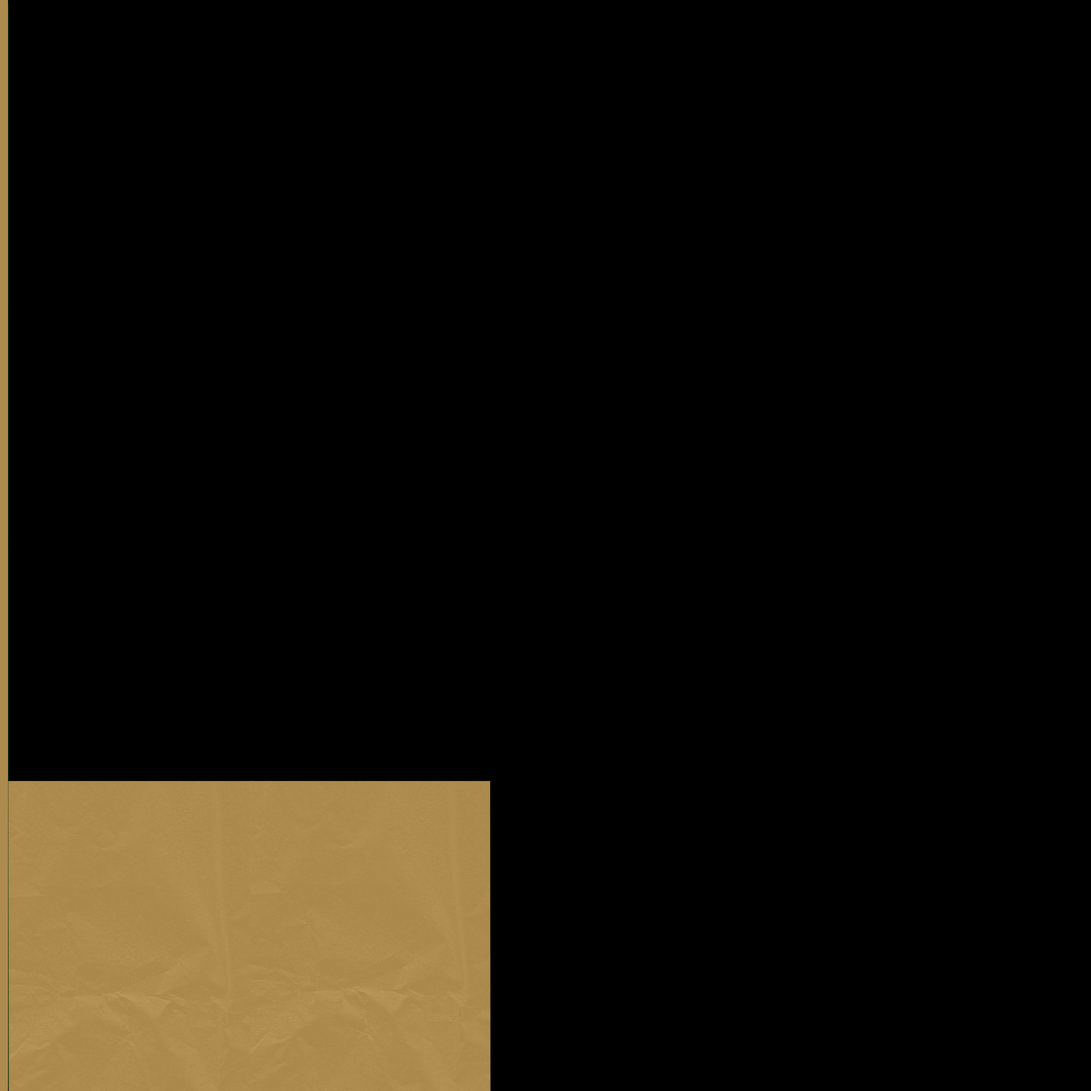
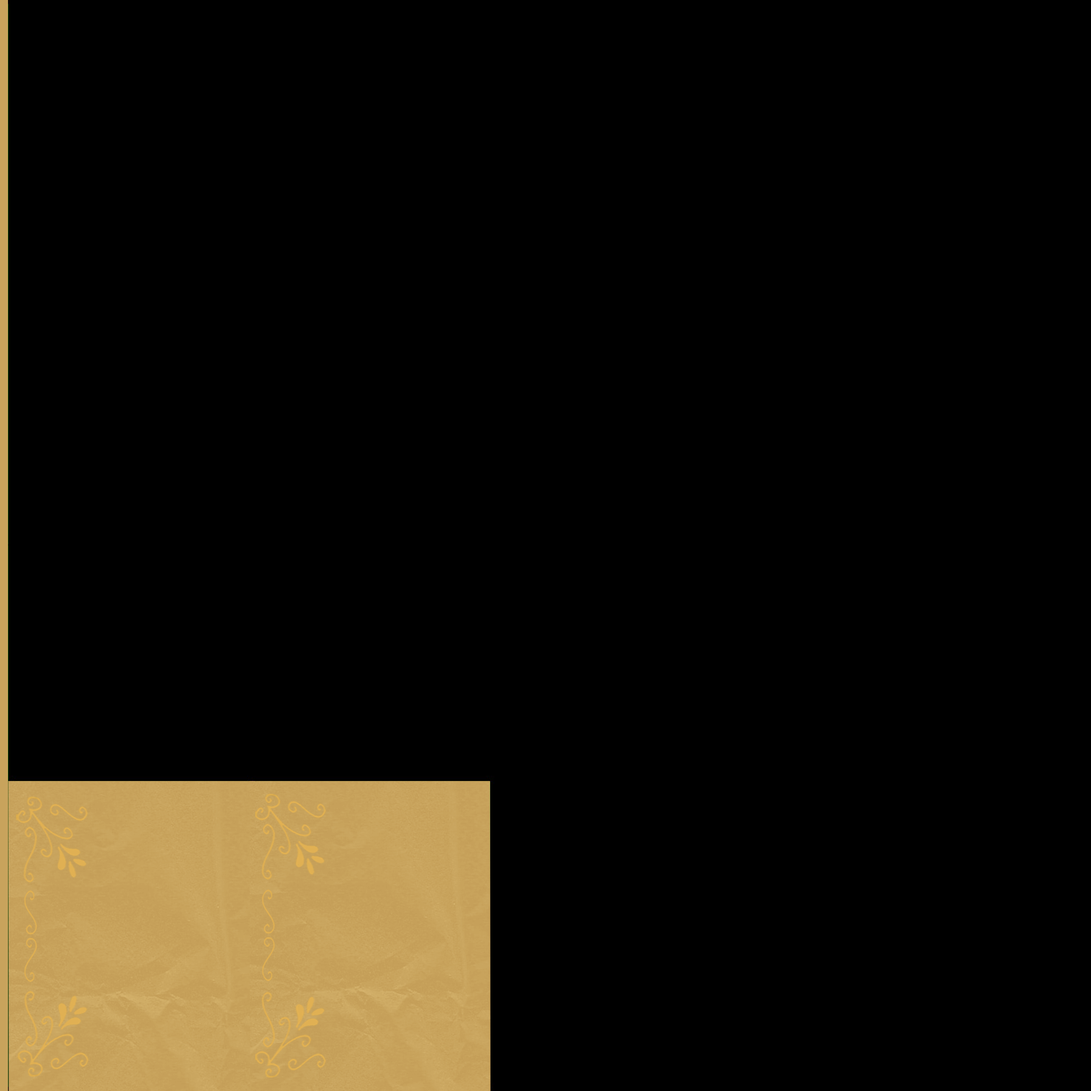
Layers edited between the first and the second 1091 × 1091 image:
moved "Calque 1" above "Luminosité/Contraste 3" over [0, 0, 8, 1091]
added layer "Calque 2" above "papier" over [15, 794, 328, 1079]
